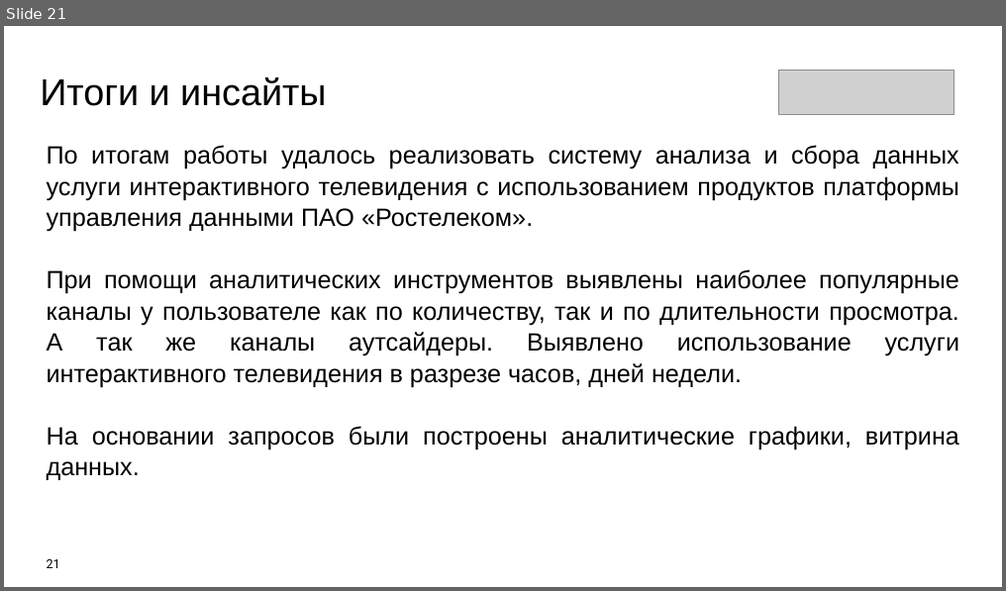
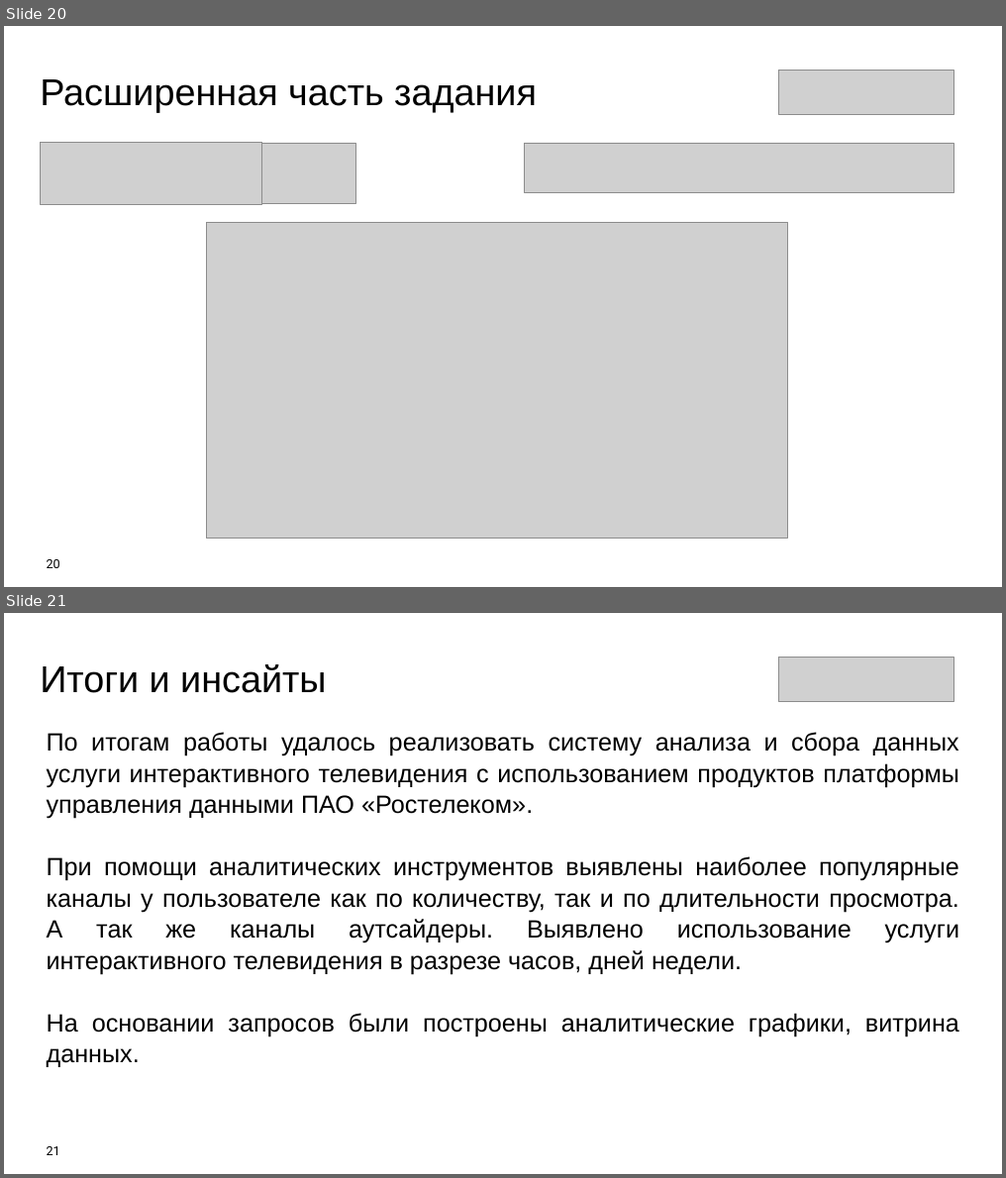
Before and after one commit to Olmeor/Data-engineer_Rostelecom_programming_school, a slide deck: Сertification/presentation.pptx. Shown one above the other, each under a label of ours: slide 21 before the commit, slides 20 and 21 after it. The pictures are 1006x591 and 1006x1178 pixels, drawn with LibreOffice and Linux fonts; fonts in the diff are those of the drawing; grey boxes stand for pictures. Boxes give left, top, right and bottom in pixels: in the first picture for what was removed or moved away, otherwise in the second. Text is boxed around its words. In the diff, an @@ line names an element or a change of style, - is before the commit and + after.

```diff
--- a/Сertification/presentation.pptx
+++ b/Сertification/presentation.pptx
@@ slide 20 added at <box>4,26,1002,587</box>, background #FFFFFF @@
@@ text added at <box>40,79,537,113</box>, 36 pt, text #000000 @@
+Расширенная часть задания
@@ picture added at <box>779,70,953,114</box> @@
@@ picture added at <box>40,142,262,204</box> @@
@@ picture added at <box>262,143,355,203</box> @@
@@ picture added at <box>524,143,953,193</box> @@
@@ picture added at <box>206,223,787,539</box> @@
@@ page number added at <box>47,560,60,569</box>, 12 pt, text #000000 @@
+20
```
Also in this commit, not shown: 7 slides changed, 4 other slides added, 5 slides removed, 1 other file.
